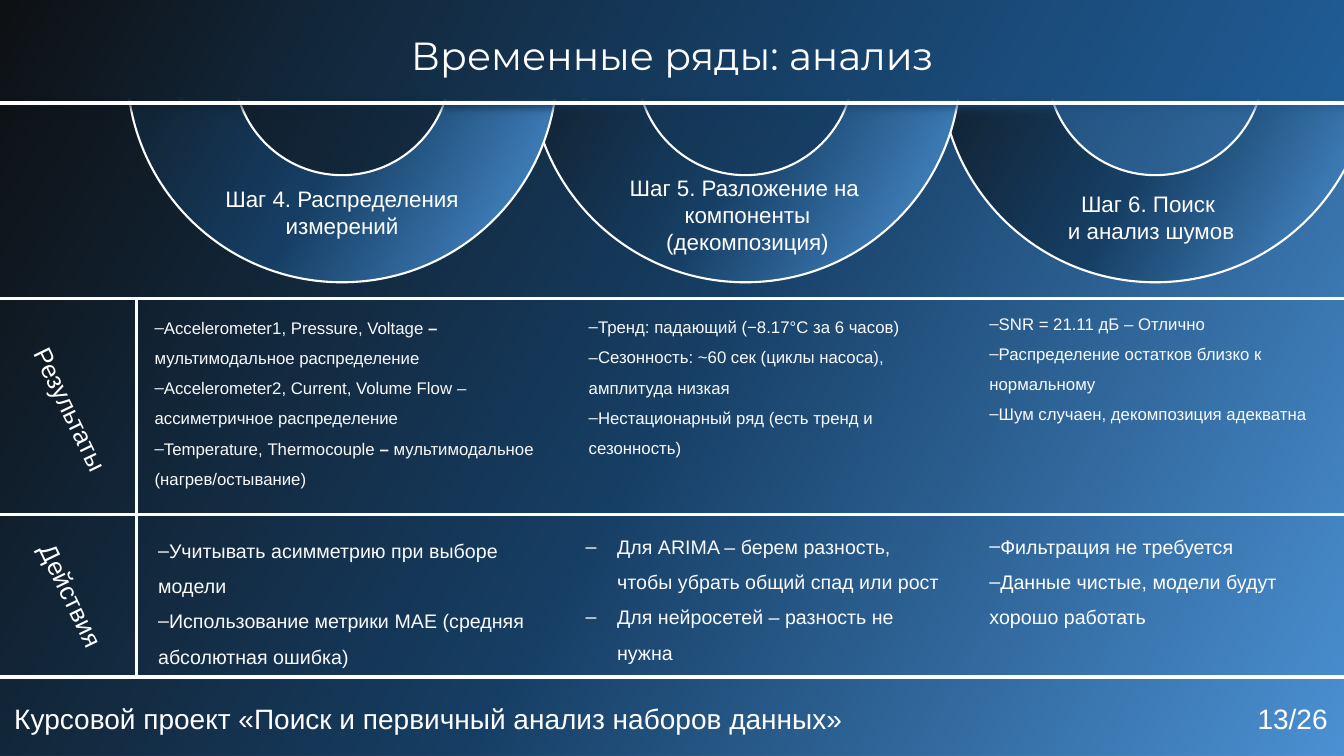
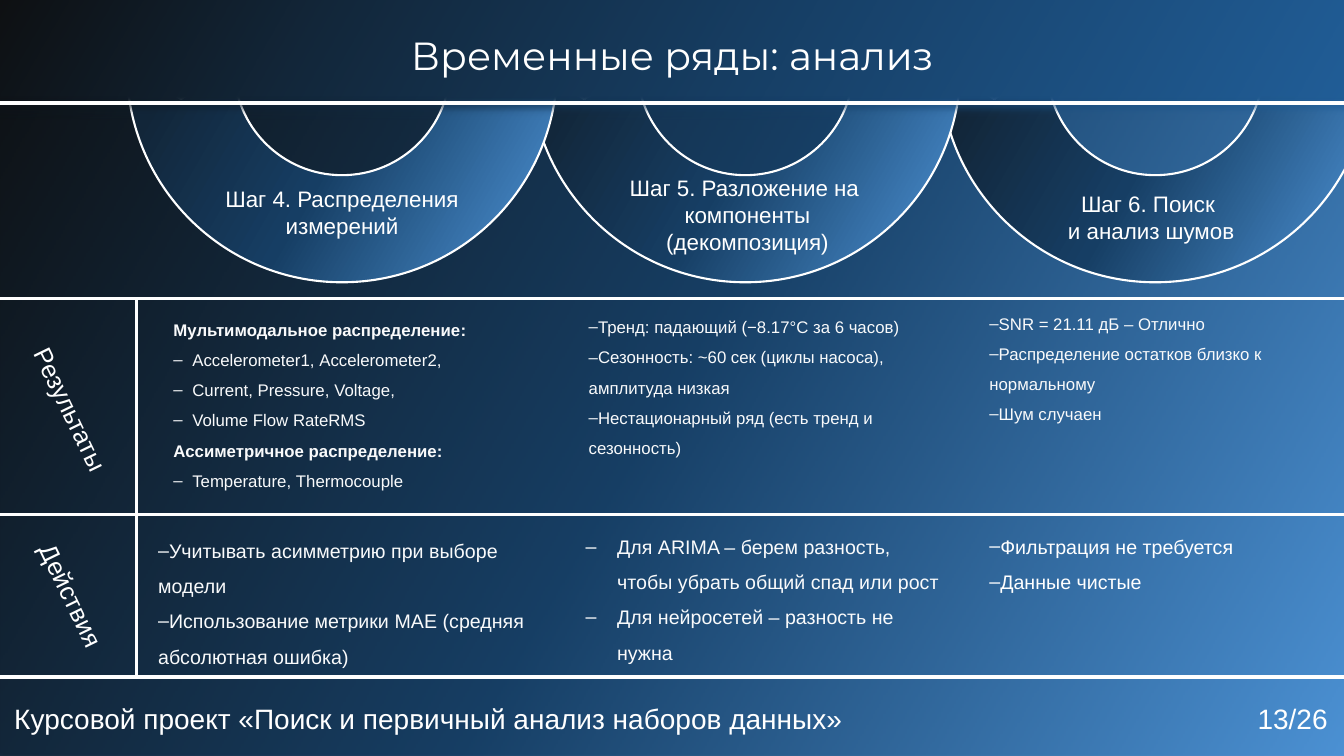
Before and after one commit to KaKTyZV/KYRSOVAIA_RABOTA, a slide deck: slide 13 of БобыкинВА_ЕТ141_курсовой_проект.pptx. Drawn at 1344x756 pixels with LibreOffice and Linux fonts; fonts in the diff are those of the drawing. Boxes give left, top, right and bottom in pixels: in the first picture for what was removed or moved away, otherwise in the second. Text is boxed around its words. In the diff, an @@ line names an element or a change of style, - is before the commit and + after.

```diff
--- a/БобыкинВА_ЕТ141_курсовой_проект.pptx
+++ b/БобыкинВА_ЕТ141_курсовой_проект.pptx
@@ text at bbox=[173, 324, 466, 491]: text changed @@
-– Accelerometer1, Pressure, Voltage – мультимодальное распределение
-– Accelerometer2, Current, Volume Flow – ассиметричное распределение
-– Temperature, Thermocouple – мультимодальное (нагрев/остывание)
+Мультимодальное распределение:
+– Accelerometer1, Accelerometer2,
+– Current, Pressure, Voltage,
+– Volume Flow RateRMS
+Ассиметричное распределение:
+– Temperature, Thermocouple
@@ text at bbox=[989, 408, 1101, 424]: text changed @@
-– Шум случаен, декомпозиция адекватна
+– Шум случаен
@@ text at bbox=[989, 575, 1142, 593]: text changed @@
-– Данные чистые, модели будут хорошо работать
+– Данные чистые
```
Also in this commit, not shown: 30 other slides changed, 4 slides added.
